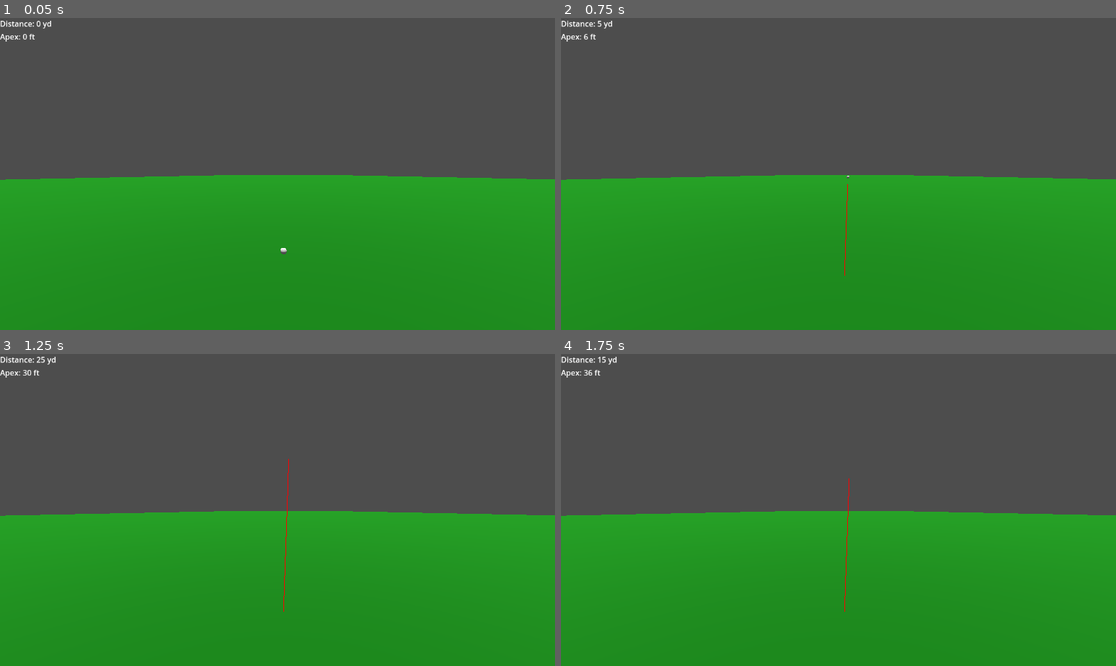
Above: before the commit, frames 1-4 (two rows, left to right).
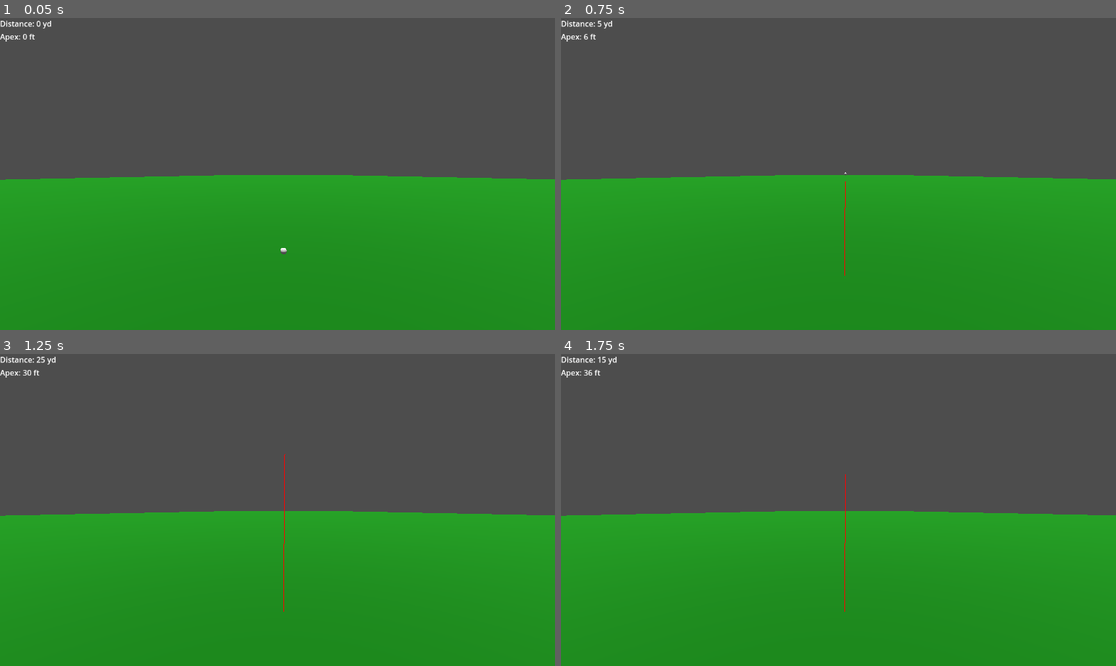
Above: after the commit, the same moments.

Repository: jhauck2/JaySimG
Game: Godot game, scene res://range.tscn
Same seed, same stepped clock (60 frames per second), same inputs: the game is played once before the commit and once after it.
Inputs:
- Up to frame 1 (0.05 s): no input
- Up to frame 2 (0.75 s): tap H (hit) at 0.6 s
- Up to frame 3 (1.25 s): no input
- Up to frame 4 (1.75 s): tap Enter at 1.25 s; tap H (hit) at 1.35 s

Frame 1 is identical in both runs. In frame 2, less than 0.1% of the frame differs, in the area x 51-52%, y 49-78%; in frame 3, 0.1%, in the area x 51-53%, y 32-78%; in frame 4, 0.1%.

Commit message:
tweaks to some physics calculations to better match flight scope trajectory

Diff:
--- a/ball.gd
+++ b/ball.gd
@@ -13,8 +13,8 @@
 var u_kr = 0.2 # friction coefficient with the ground while rolling
 
 var rho = 1.225 # Air density (kg/m^3)
-var nu = 0.00001789 # Air Viscosity
-var nu_k = 0.0000146 # Air Kinematic Viscosity
+var mu = 0.00001802 # Air Dynamic Viscosity
+var nu = 0.00001470 # Air Kinematic Viscosity
 var nu_g = 0.0012 # Grass Viscosity (estimate somewhere between air and water)
 
 enum State {REST, FLIGHT, ROLLOUT}
@@ -68,30 +68,39 @@
 		if speed > 0.5:
 			spin = omega.length()*radius/speed
 
-		var Re : float = speed*radius*2.0/nu_k
+		var Re : float = rho*speed*radius*2.0/mu
 
 		# Magnus and drag coefficients
 		# original
-		#var S : float = 0.5*rho*PI*radius*radius*radius*(-3.25*spin+1.99)
+		var S : float = 0.5*rho*A*radius*(-3.25*spin+1.99)
 		#first tweak
-		var S : float = 0.5*rho*PI*radius*radius*radius*(-2.4*spin+1.75)
+		#var S : float = 0.5*rho*A*radius*(-2.4*spin+1.75)
 
 
 		var Cd := 0.0 # Drag coefficient
-		if Re < 87500.0:
-			Cd = 0.000000000129*Re*Re - 0.0000259*Re + 1.50
+		# Original
+		#if Re < 50000.0:
+			#Cd = 0.6
+		#elif Re < 87500.0:
+			#Cd = 0.000000000129*Re*Re - 0.0000259*Re + 1.50
+		#else:
+			#Cd = 0.0000000000191*Re*Re - 0.0000054*Re + 0.56
+
+		# Tweaked
+		if Re < 50000.0:
+			Cd = 0.6
+		elif Re < 87500.0:
+			Cd = 0.000000000129*Re*Re - 0.0000225*Re + 1.50
 		else:
-			Cd = 0.0000000000191*Re*Re - 0.0000054*Re + 0.56
+			Cd = 0.00000000001925*Re*Re - 0.0000052*Re + 0.56
 
 		# Magnus force
 		F_m = omega.cross(velocity)*S
 		# Viscous Torque
-		var Cdm := Cd/3.0
-		#T_d = omega.normalized()*-0.5*Cdm*rho*A
-		T_d = -8.0*PI*nu*radius*radius*radius*omega
+		T_d = -8.0*PI*mu*radius*radius*radius*omega
 
 		# Drag force
-		F_d = velocity*-speed*Cd*rho*A/2.0*1.3 # *1.05 factor used to dial in distances
+		F_d = velocity*-speed*Cd*rho*A/2.0
 
 	# Total force
 	var F : Vector3 = F_g + F_d + F_m + F_f + F_gd
@@ -163,18 +172,27 @@
 
 func hit():
 	# 8 iron test shot - 100 mph, 20.8 deg launch, 1.7 deg horz launch, 7494 rpm, 2.7 degree spin axis offset
+	var data : Dictionary = {"Speed": 100.0,
+	"VLA": 22.0,
+	"HLA": 1.1,
+	"TotalSpin": 6000.0,
+	"SpinAxis": 0.5}
+
 	state = State.FLIGHT
-	position = Vector3.ZERO
-	velocity = Vector3(44.7*cos(20.8*PI/180.0)*cos(1.7*PI/180.0), 44.7*sin(20.8*PI/180.0), 44.7*sin(1.7*PI/180.0))
-	omega = Vector3(0.0, 784.0*sin(2.7*PI/180.0), 784.0*cos(2.7*PI/180.0))
-
-func hit_from_data(data : Dictionary):
 	position = Vector3(0.0, 0.05, 0.0)
 	velocity = Vector3(data["Speed"]*0.44704, 0, 0).rotated(
 					Vector3(0.0, 0.0, 1.0), data["VLA"]*PI/180.0).rotated(
 						Vector3(1.0, 0.0, 0.0), data["HLA"]*PI/180.0)
 	omega = Vector3(0.0, 0.0, data["TotalSpin"]*0.10472).rotated(Vector3(1.0, 0.0, 0.0), -data["SpinAxis"]*PI/180)
 
+func hit_from_data(data : Dictionary):
+	state = State.FLIGHT
+	position = Vector3(0.0, 0.05, 0.0)
+	velocity = Vector3(data["Speed"]*0.44704, 0, 0).rotated(
+					Vector3(0.0, 0.0, 1.0), data["VLA"]*PI/180.0).rotated(
+						Vector3(1.0, 0.0, 0.0), data["HLA"]*PI/180.0)
+	omega = Vector3(0.0, 0.0, data["TotalSpin"]*0.10472).rotated(Vector3(1.0, 0.0, 0.0), -data["SpinAxis"]*PI/180)
+
 
 func reset():
 	position = Vector3(0.0, 0.1, 0.0)
